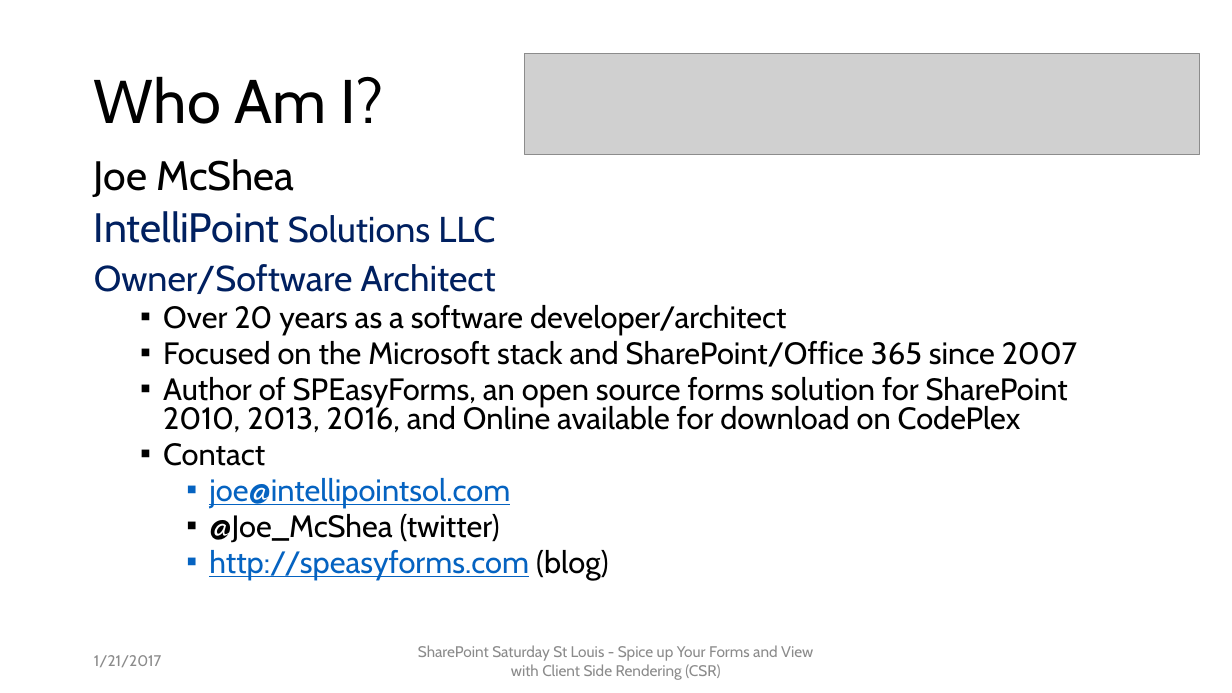
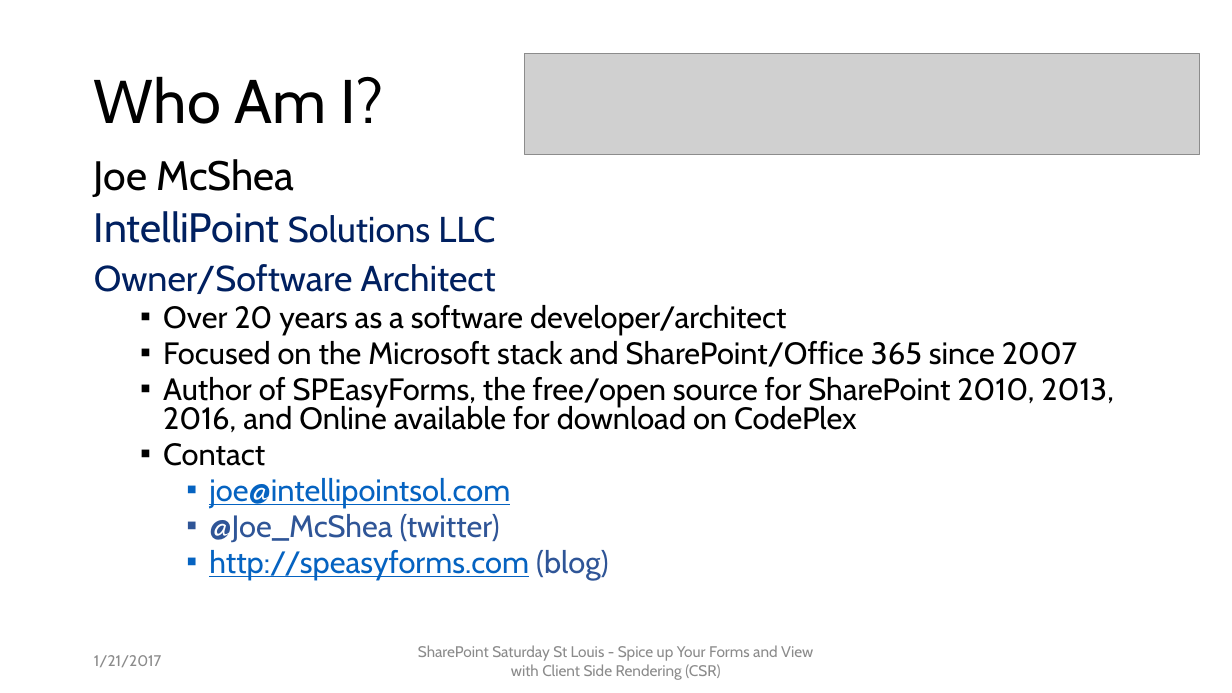
Before and after one commit to mcsheaj/CSRDemos, a slide deck: slide 2 of SPSSTL_CSR.pptx. Drawn at 1232x693 pixels with LibreOffice and Linux fonts; fonts in the diff are those of the drawing; grey boxes stand for pictures. Boxes give left, top, right and bottom in pixels: in the first picture for what was removed or moved away, otherwise in the second. Text is boxed around its words. In the diff, an @@ line names an element or a change of style, - is before the commit and + after.

```diff
--- a/SPSSTL_CSR.pptx
+++ b/SPSSTL_CSR.pptx
@@ text at [163, 377, 1114, 432]: text changed @@
-  ▪ Author of SPEasyForms, an open source forms solution for SharePoint 2010, 2013, 2016, and Online available for download on CodePlex
+  ▪ Author of SPEasyForms, the free/open source for SharePoint 2010, 2013, 2016, and Online available for download on CodePlex
@@ text at [209, 514, 609, 580]: text colour #000000 to #2F5597 in "@Joe_McShea (twitter)", "(blog)" @@
```
Also in this commit, not shown: 6 other slides changed, 3 slides added, 1 other file.
